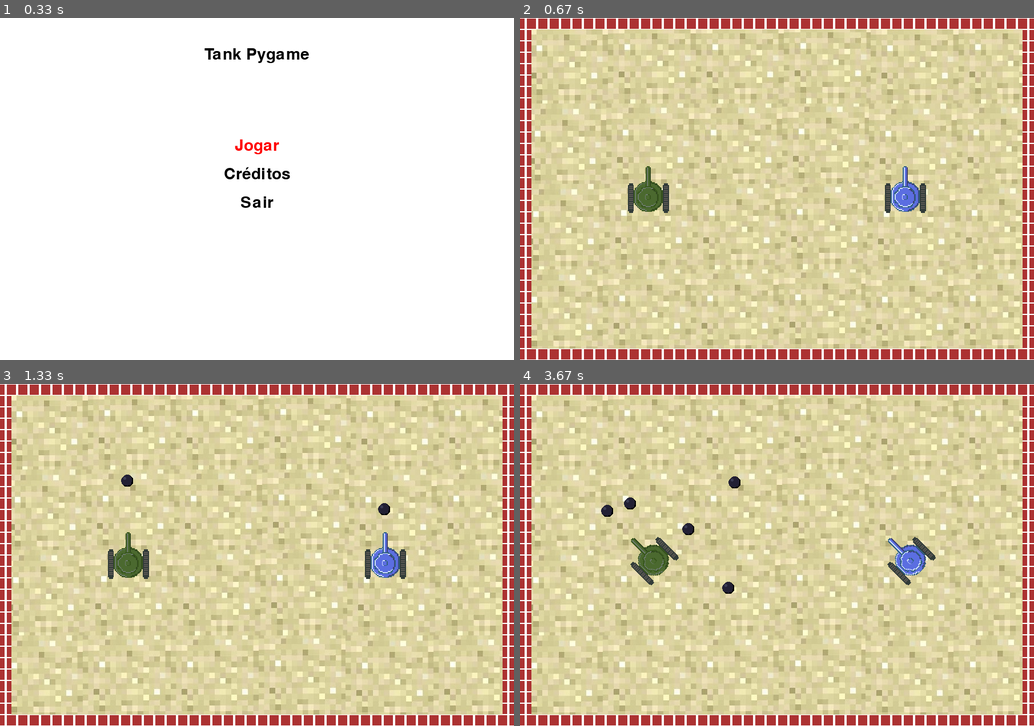
Above: before the commit, frames 1-4 (two rows, left to right).
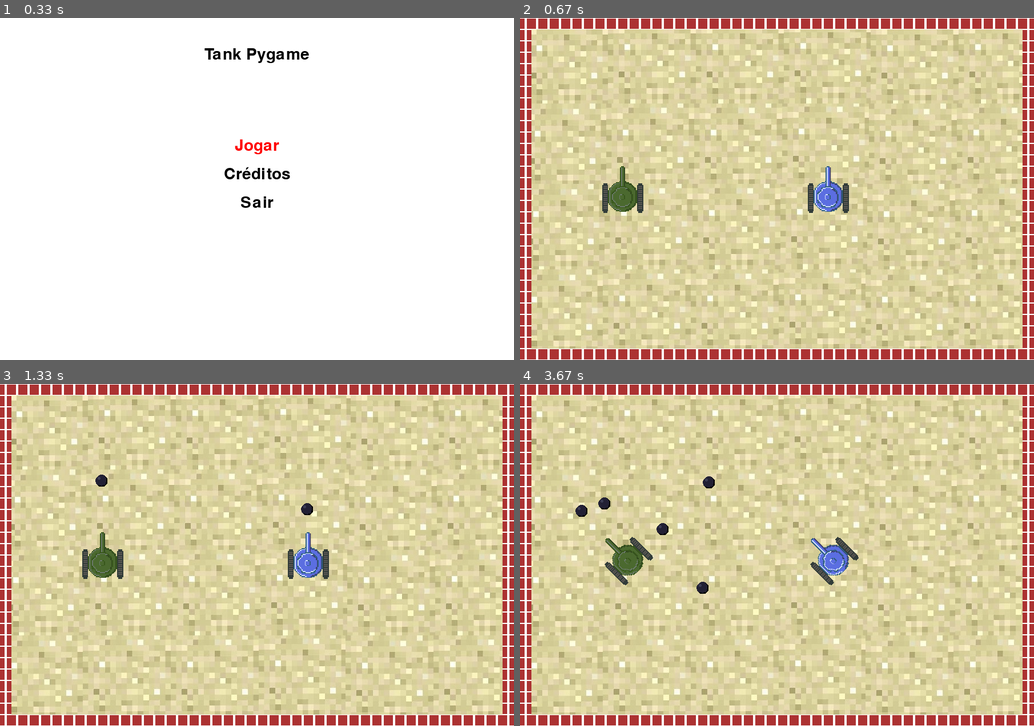
Above: after the commit, the same moments.

Repository: OzielBezerradeLima/tankpygame
Game: pygame game, started from codes/main.py
Same seed, same stepped clock (60 frames per second), same inputs: the game is played once before the commit and once after it.
Inputs:
- Up to frame 1 (0.33 s): no input
- Up to frame 2 (0.67 s): tap Enter at 0.33 s
- Up to frame 3 (1.33 s): tap Space at 0.67 s; tap Tab at 1 s
- Up to frame 4 (3.67 s): hold Right 1.83-2.3 s; hold D 1.83-2.3 s; tap Space at 1.9, 2.2, 2.4, 2.7, 2.97, 3.27 s; hold Left 2.33-2.87 s; hold A 2.33-2.87 s; hold Left 2.9-3.3 s; hold A 2.9-3.3 s

Frame 1 is identical in both runs. In frame 2, 2.4% of the frame differs, in the area x 16-79%, y 43-57%; in frame 3, 2.7%; in frame 4, 3.1%, in the area x 10-81%, y 27-62%.

Commit message:
Mudanças na colisão do tank com a parede

Diff:
--- a/codes/maze.py
+++ b/codes/maze.py
@@ -2,6 +2,10 @@
 import os
 import settings
 import random
+
+walls = []
+empty_spaces = []
+walls_rect = []
 
 
 def create_map():
@@ -46,4 +50,4 @@
     settings.screen.blit(draw_map.background_image, (0, 0))
 
     for wall_rect in draw_map.walls:
-        settings.screen.blit(block_image, wall_rect.topleft)
+        walls_rect.append(settings.screen.blit(block_image, wall_rect.topleft))
--- a/codes/tank.py
+++ b/codes/tank.py
@@ -1,6 +1,7 @@
 import pygame
 import settings
 import os
+import maze
 
 
 class Player:
@@ -17,6 +18,8 @@
         self.controls = controls
         self.last_rotate_time = last_rotate_time
         self.last_shoot_time = last_shoot_time
+        self.x_change = 0
+        self.y_change = 0
 
     def rotate(self, angle):
         if self.active:
@@ -25,6 +28,7 @@
     def move(self):
         if self.active:
             self.position += pygame.math.Vector2(0, -self.speed).rotate(-self.rotation_angle)
+            self.collision_walls(self.rotation_angle)
             self.position.x %= settings.WIDTH
             self.position.y %= settings.HEIGHT
 
@@ -42,6 +46,22 @@
         self.rect = rotated_image.get_rect(center=self.rotation_center)
         screen.blit(rotated_image, self.position - pygame.math.Vector2(self.rect.width / 2, self.rect.height / 2))
 
+    def collision_walls(self, direction):
+        if direction in [45, 90, 135, 215, 270, 315]:
+            hits = pygame.sprite.spritecollide(self, maze.walls_rect, False)
+            if hits:
+                if direction in [215, 270, 315]:
+                    self.rect.x = hits[0].rect.left - self.rect.width
+                if direction in [45, 90, 135]:
+                    self.rect.x = hits[0].rect.right
+        if direction in [0, 45, 135, 180, 215, 315]:
+            hits = pygame.sprite.spritecollide(self, maze.walls_rect, False)
+            if hits:
+                if direction in [135, 180, 215]:
+                    self.rect.y = hits[0].rect.top - self.rect.height
+                if direction in [0, 45, 315]:
+                    self.rect.y = hits[0].rect.bottom
+
 
 # Função para verificar a colisão entre dois retângulos
 def check_collision(rect1, rect2):
@@ -56,13 +76,13 @@
                     'shoot': pygame.K_SPACE}
 player1_sprite = os.path.join(dirname, "../assets/tank_sprite2.png")
 player1 = Player(player1_sprite, "",
-                 pygame.math.Vector2(settings.WIDTH / 4, settings.HEIGHT / 2), player1_controls, 0, 0)
+                 pygame.math.Vector2(settings.WIDTH / 5, settings.HEIGHT / 2), player1_controls, 0, 0)
 
 player2_controls = {'rotate_left': pygame.K_a, 'rotate_right': pygame.K_d, 'move_forward': pygame.K_w,
                     'shoot': pygame.K_TAB}
 player2_sprite = (os.path.join(dirname, "../assets/tank2_sprite2.png"))
 player2 = Player(player2_sprite, "",
-                 pygame.math.Vector2(3 * settings.WIDTH / 4, settings.HEIGHT / 2), player2_controls, 0, 0)
+                 pygame.math.Vector2(3 * settings.WIDTH / 5, settings.HEIGHT / 2), player2_controls, 0, 0)
 
 # Defina a lista de balas
 bullets = []
@@ -70,10 +90,16 @@
 bullet_image_path = (os.path.join(dirname, "../assets/bullet_sprite.png"))
 bullet_image = pygame.image.load(bullet_image_path)
 
+# Cria funções para tocar sons
+shot_sound = (os.path.join(dirname, "../assets/tank_shot.wav"))
+tank_shot_sound = pygame.mixer.Sound(shot_sound)
+explosion_sound = (os.path.join(dirname, "../assets/tank_explosion.wav"))
+tank_explosion_sound = pygame.mixer.Sound(explosion_sound)
+
 
 def controls(now):
+    keys = pygame.key.get_pressed()
     # Verifique os eventos de teclado para o jogador 1
-    keys = pygame.key.get_pressed()
     if keys[player1.controls['rotate_left']]:
         if now - player1.last_rotate_time >= settings.ROTATE_COOLDOWN:
             player1.last_rotate_time = pygame.time.get_ticks()
@@ -82,7 +108,6 @@
             else:
                 player1.rotation_angle += 45
             print(player1.rotation_angle)
-
     if keys[player1.controls['rotate_right']]:
         if now - player1.last_rotate_time >= settings.ROTATE_COOLDOWN:
             player1.last_rotate_time = pygame.time.get_ticks()
@@ -98,6 +123,8 @@
             player1.last_shoot_time = pygame.time.get_ticks()
             bullet = player1.shoot()
             bullets.append(bullet)
+            tank_shot_sound.play()
+
 
     # Verifique os eventos de teclado para o jogador 2
     if keys[player2.controls['rotate_left']]:
@@ -123,6 +150,7 @@
             player2.last_shoot_time = pygame.time.get_ticks()
             bullet = player2.shoot()
             bullets.append(bullet)
+            tank_shot_sound.play()
 
 
 def bullet_move():
@@ -151,6 +179,7 @@
                 if bullet['id'] != f'player_{player.controls["shoot"]}' and check_collision(player_rect, bullet_rect):
                     player.lives -= 1
                     bullets.remove(bullet)
+                    tank_explosion_sound.play()
                     print(f"O jogador {player.controls['shoot']} foi atingido! Vidas restantes: {player.lives}")
 
                     if player.lives == 0:
Not shown, added: assets/tank_explosion.wav
Not shown, added: assets/tank_shot.wav
